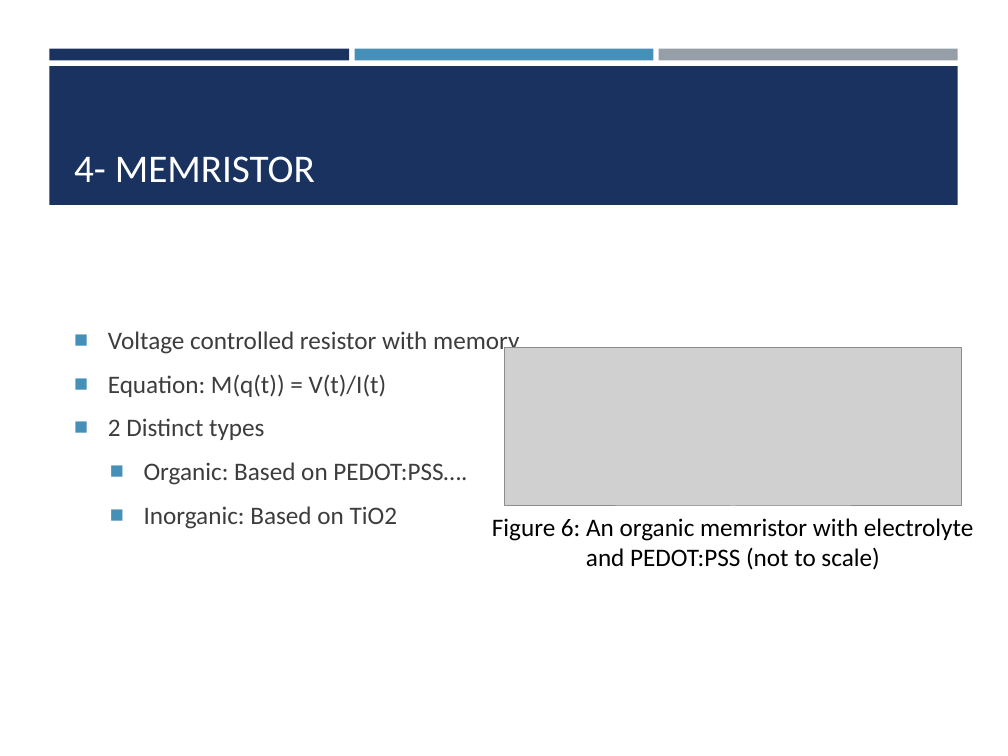
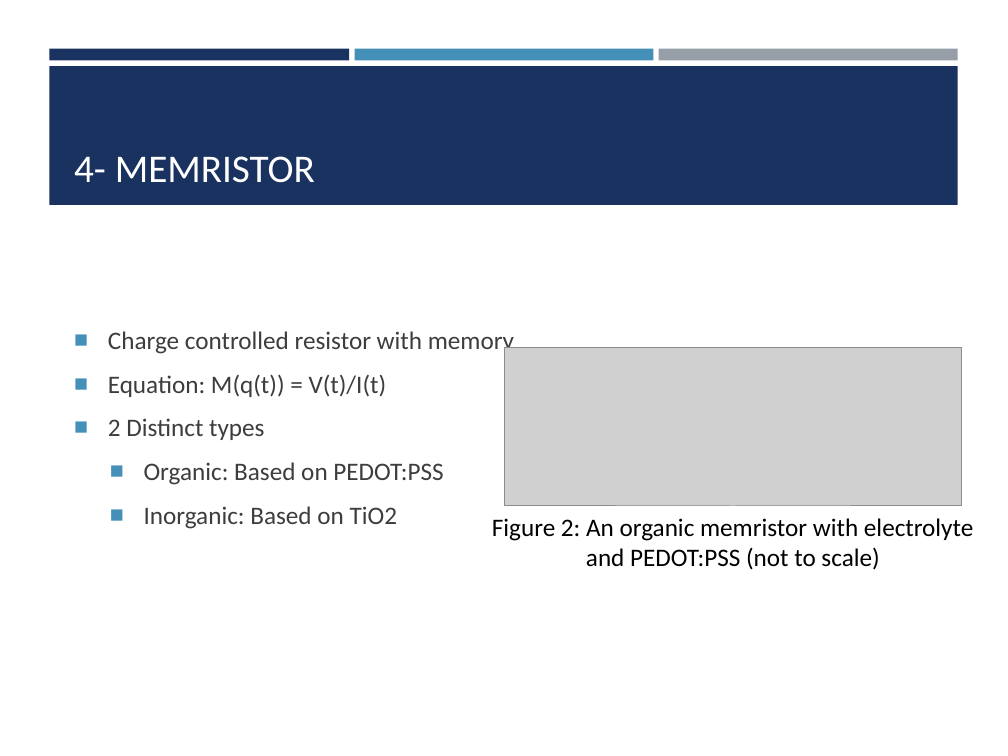
Before and after one commit to cbonfil/ThesisReport, a slide deck: slide 7 of Memristor Thesis/Memristor Presentation.pptx. Drawn at 1008x756 pixels with LibreOffice and Linux fonts; fonts in the diff are those of the drawing; grey boxes stand for pictures. Boxes give left, top, right and bottom in pixels: in the first picture for what was removed or moved away, otherwise in the second. Text is boxed around its words. In the diff, an @@ line names an element or a change of style, - is before the commit and + after.

```diff
--- a/Memristor Thesis/Memristor Presentation.pptx
+++ b/Memristor Thesis/Memristor Presentation.pptx
@@ text at box(108, 331, 514, 355): text changed @@
-■ Voltage controlled resistor with memory
+■ Charge controlled resistor with memory
@@ text at box(144, 462, 443, 485): text changed @@
-  ■ Organic: Based on PEDOT:PSS….
+  ■ Organic: Based on PEDOT:PSS
@@ text at box(492, 518, 973, 570): text changed @@
-Figure 6: An organic memristor with electrolyte and PEDOT:PSS (not to scale)
+Figure 2: An organic memristor with electrolyte and PEDOT:PSS (not to scale)
```
Also in this commit, not shown: 14 other slides changed, 1 slide removed.
